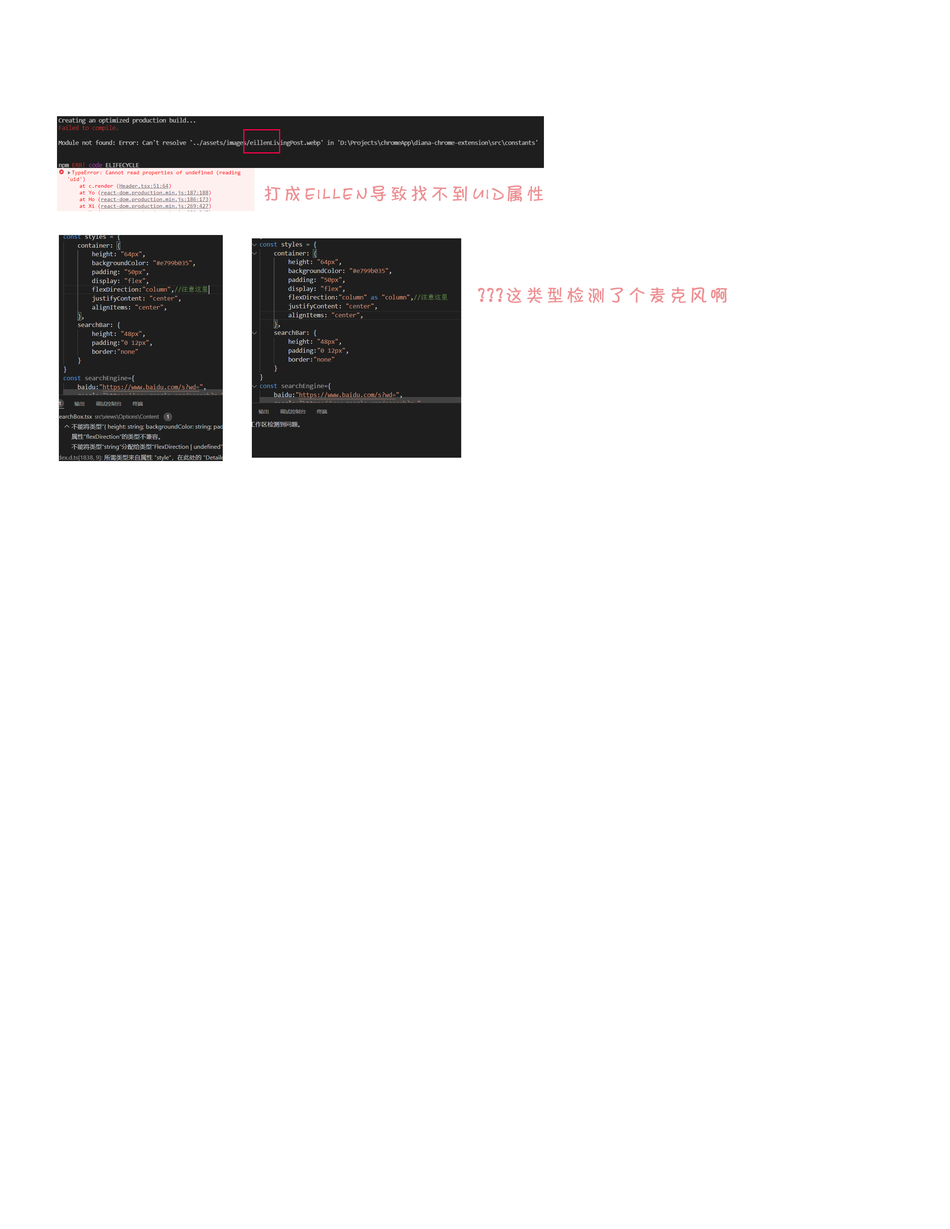
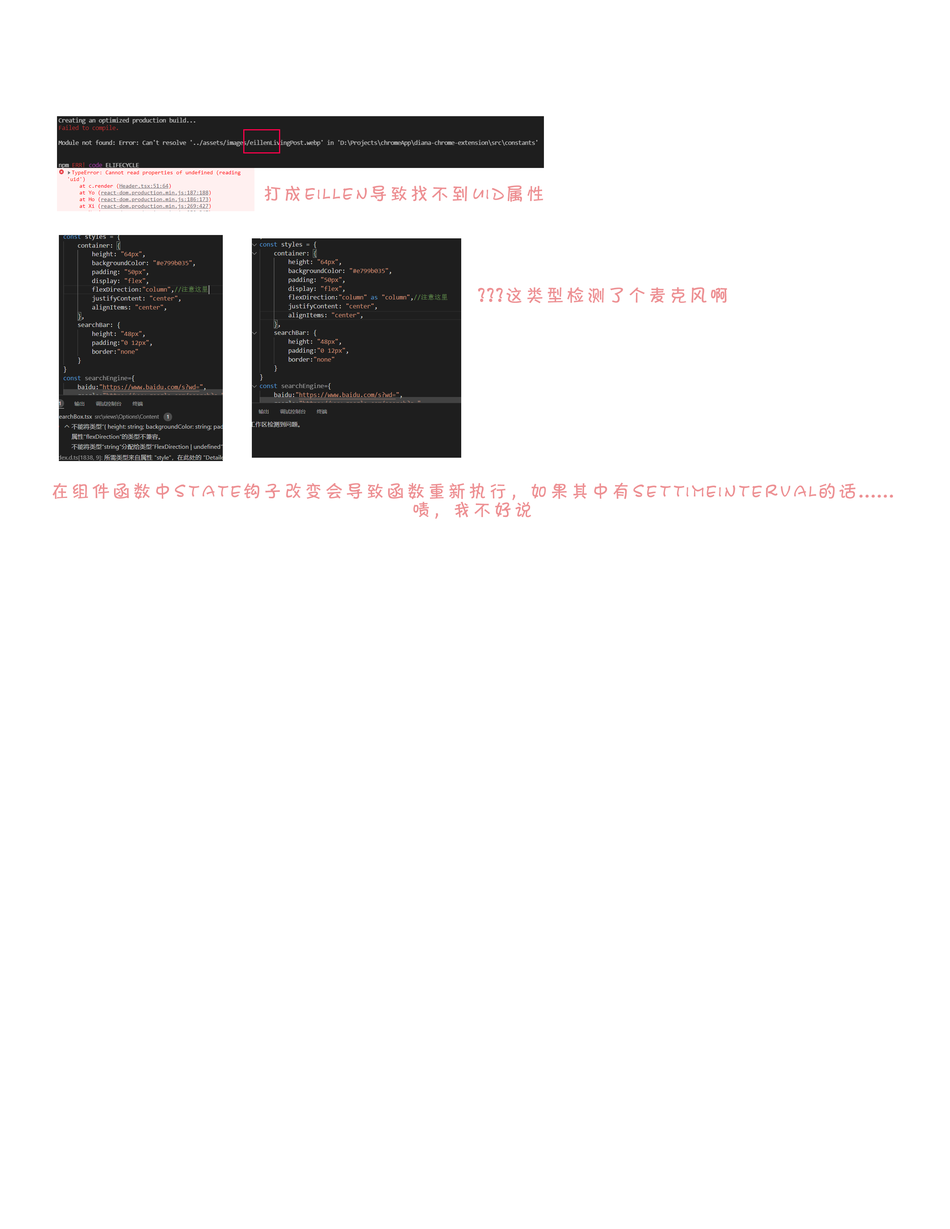
Layered file, before and after one edit (950 × 1229). Changes by layer:
added layer "在组件函数中state钩子改变会导致函数重新执行，如果其中有settimeinterval的话...... 啧，我不好说" above "???这类型检测了个麦克风啊" over [52, 482, 893, 520]
